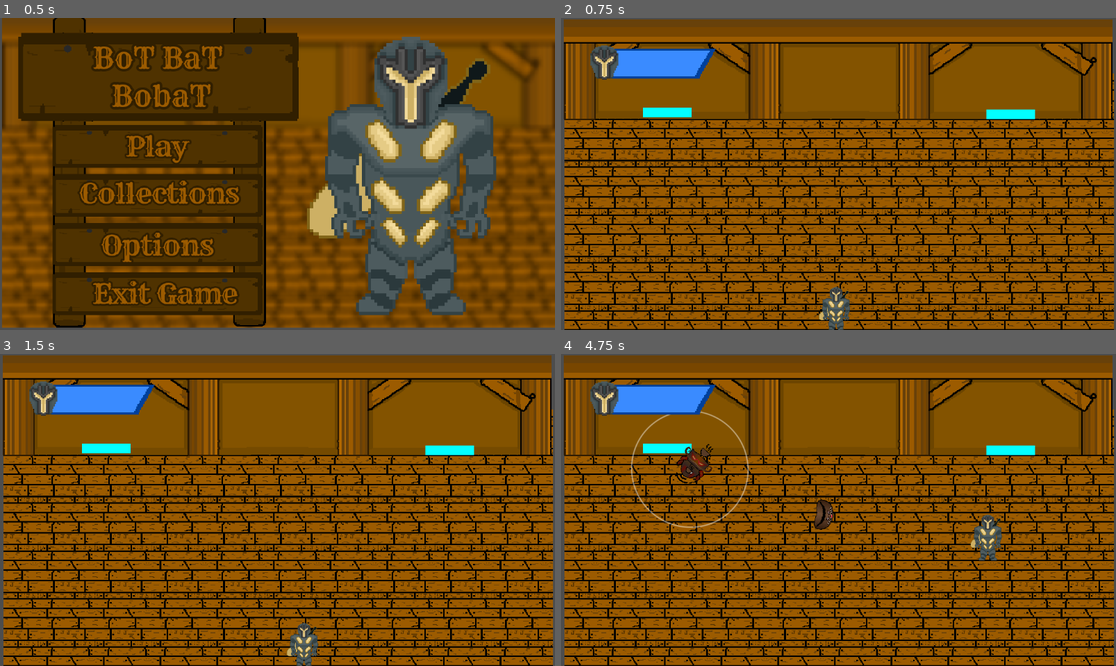
Above: before the commit, frames 1-4 (two rows, left to right).
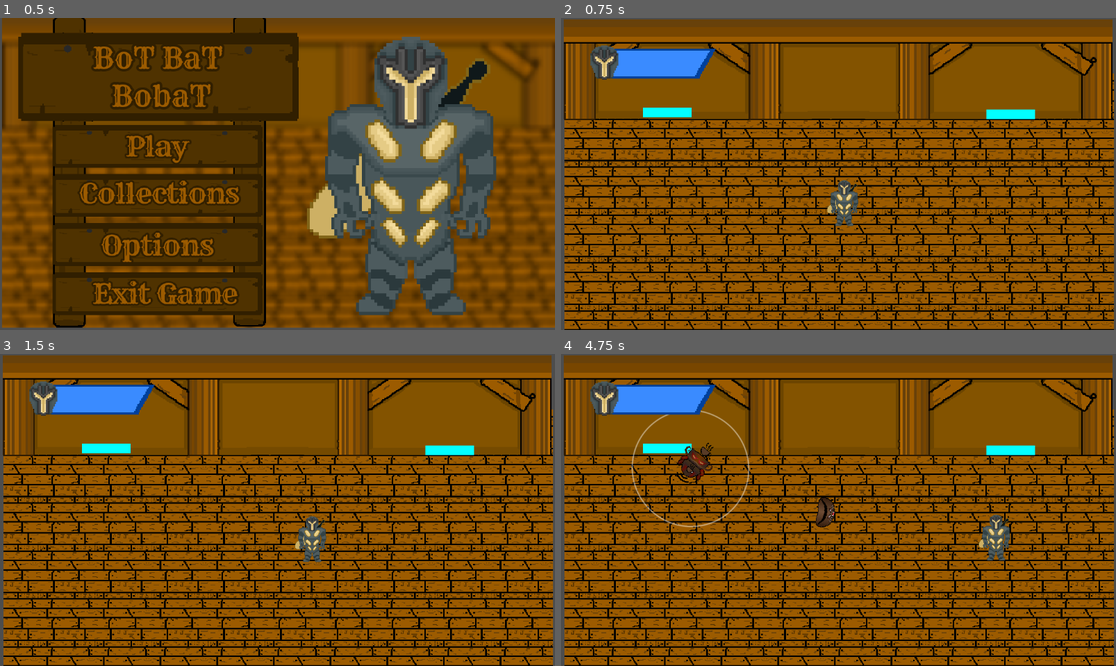
Above: after the commit, the same moments.

Repository: wiknalced/first-thingy
Game: Godot game, scene res://Scenes/menu_menu.tscn
Two runs of this game, one before a commit and one after it. Both use one fixed random seed, a clock stepped at 60 frames per second and the inputs below.
Inputs:
- Up to frame 1 (0.5 s): no input
- Up to frame 2 (0.75 s): click "Play" at 0.5 s
- Up to frame 3 (1.5 s): tap Enter at 1.25 s; hold Right (ui_right) from 1.28 s (still down)
- Up to frame 4 (4.75 s): release Right (ui_right) at 2.03 s; hold Down (ui_down) 2.03-2.78 s; hold Right (ui_right) 2.78-3.53 s; hold Up (ui_up) 3.53-4.28 s; hold Left (ui_left) from 4.28 s (still down)

Frame 1 is identical in both runs. In frame 2, 1.0% of the frame differs, in the area x 46-54%, y 51-100%; in frame 3, 1.1%; in frame 4, 1.4%, in the area x 12-81%, y 18-67%.

Commit message:
Started actual Mound & Boba work
obviously this isn't working but should be able to get it done tomorrow. Godot engine is the best.

Diff:
--- a/project-thing/Scenes/boba.tscn
+++ b/project-thing/Scenes/boba.tscn
@@ -1,14 +1,14 @@
 [gd_scene format=3 uid="uid://e330qujxkume"]
+
+[ext_resource type="Texture2D" uid="uid://ykg6obwfv8f1" path="res://Assets/boba.png" id="1_u5pay"]
 
 [sub_resource type="CircleShape2D" id="CircleShape2D_nsakb"]
 
 [node name="Area2D" type="Area2D" unique_id=1719118792 groups=["collectible"]]
 
-[node name="ColorRect" type="ColorRect" parent="." unique_id=197950166]
-offset_left = -10.0
-offset_top = -10.0
-offset_right = 10.0
-offset_bottom = 10.0
-
 [node name="CollisionShape2D" type="CollisionShape2D" parent="." unique_id=565015570]
 shape = SubResource("CircleShape2D_nsakb")
+
+[node name="Sprite2D" type="Sprite2D" parent="." unique_id=789344657]
+position = Vector2(4.7683716e-07, 1.0000005)
+texture = ExtResource("1_u5pay")
--- a/project-thing/Scenes/main.tscn
+++ b/project-thing/Scenes/main.tscn
@@ -72,7 +72,7 @@
 autostart = true
 
 [node name="player" parent="." unique_id=1743508133 instance=ExtResource("1_jjgbg")]
-position = Vector2(571, 613.00006)
+position = Vector2(588, 389)
 scale = Vector2(1.5200012, 1.5200012)
 slide_on_ceiling = false
 floor_stop_on_slope = false
@@ -80,7 +80,7 @@
 safe_margin = 0.001
 
 [node name="StaticBody2D5" parent="." unique_id=1577767400 instance=ExtResource("7_6bp64")]
-position = Vector2(570, 515.00006)
+position = Vector2(588, 510)
 scale = Vector2(4.8813806, 3.7076464)
 
 [node name="Timer2" type="Timer" parent="." unique_id=1319038140]
--- a/project-thing/Scenes/mound.tscn
+++ b/project-thing/Scenes/mound.tscn
@@ -1,6 +1,7 @@
 [gd_scene format=3 uid="uid://bc3tm7qv2cnos"]
 
 [ext_resource type="Script" uid="uid://b1g4ram63lpw3" path="res://Scripts/mound.gd" id="1_mhu1f"]
+[ext_resource type="PackedScene" uid="uid://e330qujxkume" path="res://Scenes/boba.tscn" id="2_285gn"]
 
 [sub_resource type="RectangleShape2D" id="RectangleShape2D_vw36b"]
 size = Vector2(20, 28)
@@ -8,8 +9,15 @@
 [sub_resource type="RectangleShape2D" id="RectangleShape2D_285gn"]
 size = Vector2(20, 28)
 
+[sub_resource type="Curve2D" id="Curve2D_mhu1f"]
+_data = {
+"points": PackedVector2Array(0, 0, 0, 0, -23, -31, 0, 0, 0, 0, 24, -35, 0, 0, 0, 0, 24, 21, 0, 0, 0, 0, -24, 20, 0, 0, 0, 0, -23, -31)
+}
+point_count = 5
+
 [node name="StaticBody2D" type="StaticBody2D" unique_id=1577767400]
 script = ExtResource("1_mhu1f")
+boba_scene = ExtResource("2_285gn")
 
 [node name="CollisionShape2D" type="CollisionShape2D" parent="." unique_id=213783226]
 shape = SubResource("RectangleShape2D_vw36b")
@@ -23,4 +31,13 @@
 wait_time = 3.0
 autostart = true
 
+[node name="Path2D" type="Path2D" parent="." unique_id=813676310]
+position = Vector2(0, 6)
+curve = SubResource("Curve2D_mhu1f")
+
+[node name="PathFollow2D" type="PathFollow2D" parent="Path2D" unique_id=1630358112]
+position = Vector2(-23, -31)
+rotation = -0.084901795
+
 [connection signal="area_shape_entered" from="Area2D" to="." method="_hit"]
+[connection signal="timeout" from="Timer" to="." method="_production"]
--- a/project-thing/Scripts/enemy.gd
+++ b/project-thing/Scripts/enemy.gd
@@ -47,6 +47,7 @@
 		look_at(player.global_position)
 	if detect == false:
 		look_at(mound.global_position)
+
 	velocity = Vector2(1,0).rotated(rotation) * speed
 	move_and_slide()
 
@@ -59,7 +60,6 @@
 	if area.is_in_group("player_detect"):
 		detect = true
 
-
 func _nodetect(area: Area2D) -> void:
 	if area.is_in_group("player_detect"):
 		detect = false
--- a/project-thing/Scripts/mound.gd
+++ b/project-thing/Scripts/mound.gd
@@ -2,8 +2,10 @@
 
 var health : int = 10
 
+@export var boba_scene : PackedScene
 
-
+@onready var path = $Path2D
+@onready var follow = $Path2D/PathFollow2D
 
 # Called when the node enters the scene tree for the first time.
 func _ready() -> void:
@@ -19,9 +21,21 @@
 	if area.is_in_group("enemy"):
 		take_damage()
 
+
+
 func take_damage() -> void:
 	if health > 1:
 		health -= 1
 		print(health)
 	else:
 		get_tree().call_deferred("reload_current_scene")
+
+
+
+
+
+func _production() -> void:
+	var boba = boba_scene.instantiate()
+	follow.progress = randf() * path.curve.get_baked_length()
+	boba.global_position = follow.global_position
+	add_child(boba)
Binary file added: project-thing/Assets/boba.png
Not shown, added: project-thing/Assets/boba.png.import
Not shown, added: project-thing/Scenes/enemy.tscn327963506.tmp
